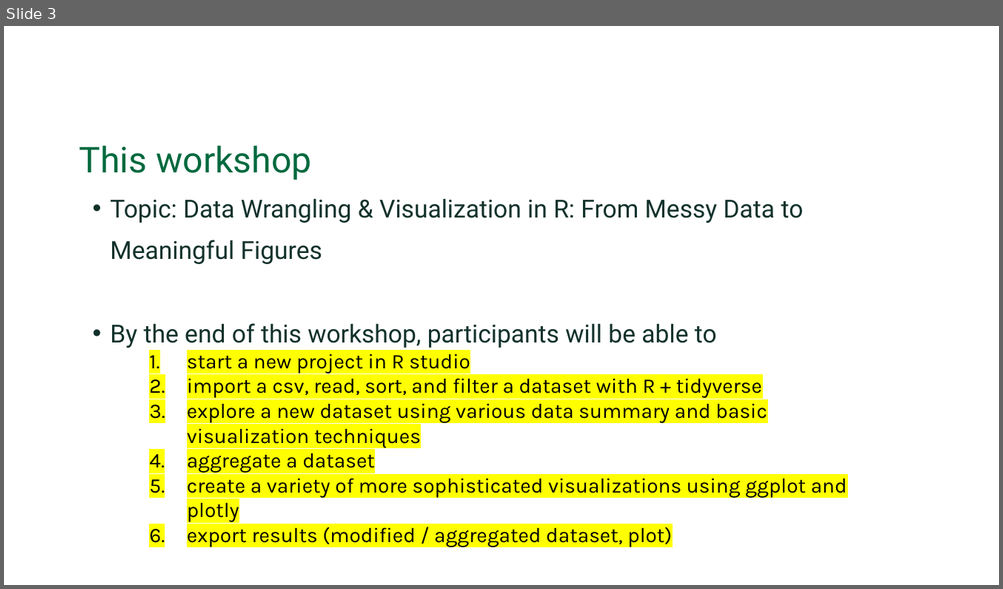
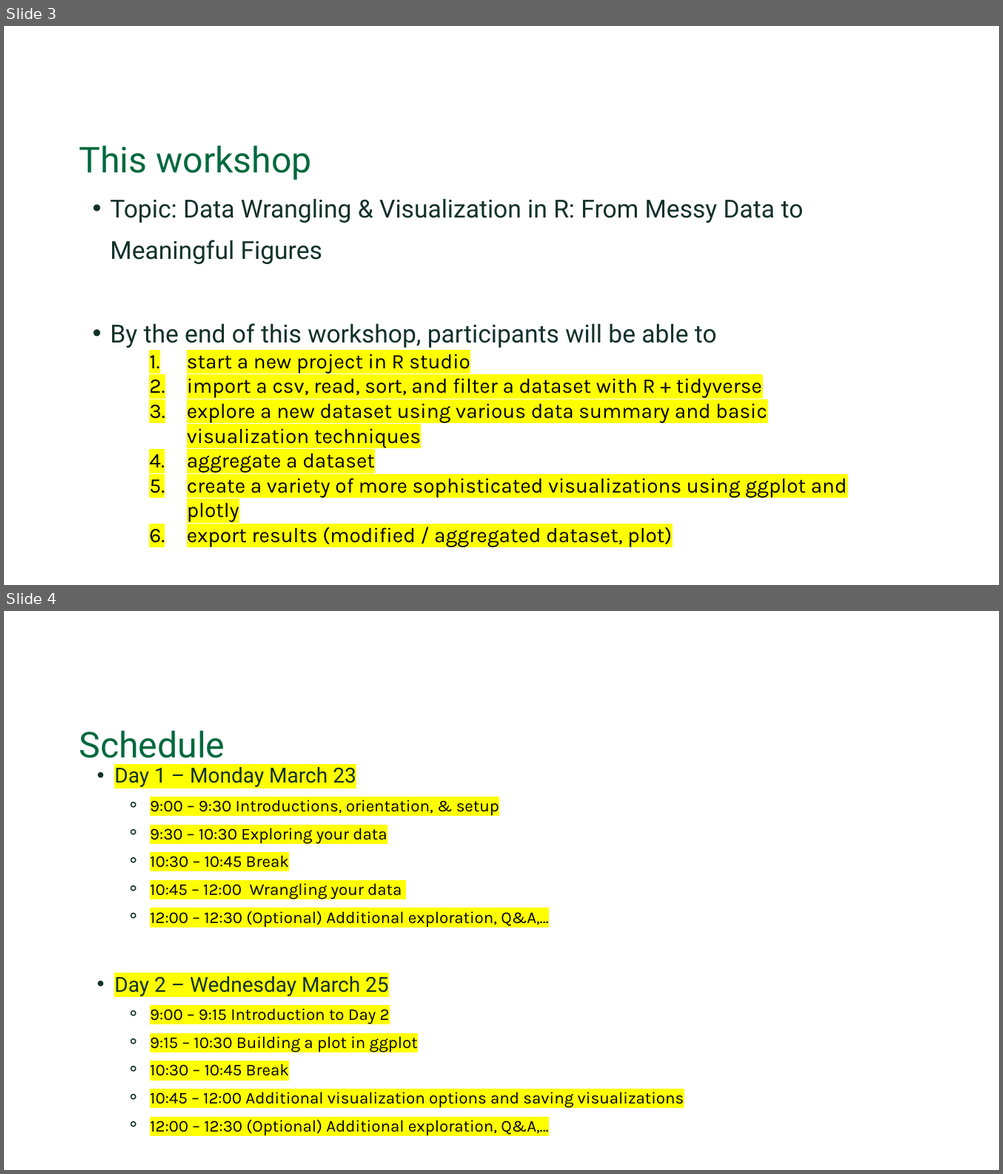
Before and after one commit to Dartmouth-Libraries/r-wrangle-viz_ws, a slide deck: slides/R_Data_Wrangling_and_Visualization.pptx. Shown one above the other, each under a label of ours: slide 3 before the commit, slides 3 and 4 after it. The pictures are 1003x589 and 1003x1174 pixels, drawn with LibreOffice and Linux fonts; fonts in the diff are those of the drawing; background and template pictures are left out. Boxes give left, top, right and bottom in pixels: in the first picture for what was removed or moved away, otherwise in the second. Text is boxed around its words. In the diff, an @@ line names an element or a change of style, - is before the commit and + after.

```diff
--- a/slides/R_Data_Wrangling_and_Visualization.pptx
+++ b/slides/R_Data_Wrangling_and_Visualization.pptx
@@ slide 4 added at bbox=[4, 611, 999, 1170], background #FFFFFF @@
@@ text added at bbox=[79, 731, 225, 766], 34.5 pt, text #00693D @@
+Schedule
@@ text added at bbox=[114, 767, 684, 1136], 16 pt, text #000000 @@
+  • Day 1 – Monday March 23
+    ⚬ 9:00 – 9:30 Introductions, orientation, & setup
+    ⚬ 9:30 – 10:30 Exploring your data
+    ⚬ 10:30 – 10:45 Break
+    ⚬ 10:45 – 12:00 Wrangling your data
+    ⚬ 12:00 – 12:30 (Optional) Additional exploration, Q&A,…
+  • Day 2 – Wednesday March 25
+    ⚬ 9:00 – 9:15 Introduction to Day 2
+    ⚬ 9:15 – 10:30 Building a plot in ggplot
+    ⚬ 10:30 – 10:45 Break
+    ⚬ 10:45 – 12:00 Additional visualization options and saving visualizations
+    ⚬ 12:00 – 12:30 (Optional) Additional exploration, Q&A,…
```
Also in this commit, not shown: 2 slides changed, 1 other slide added, 6 slides removed, 2 other files.
